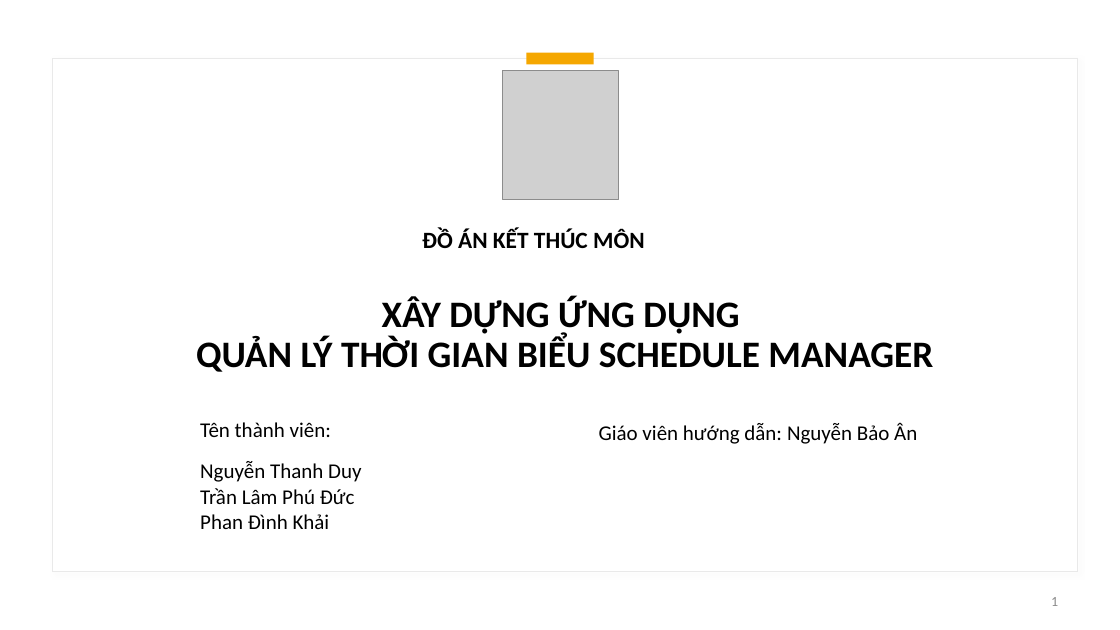
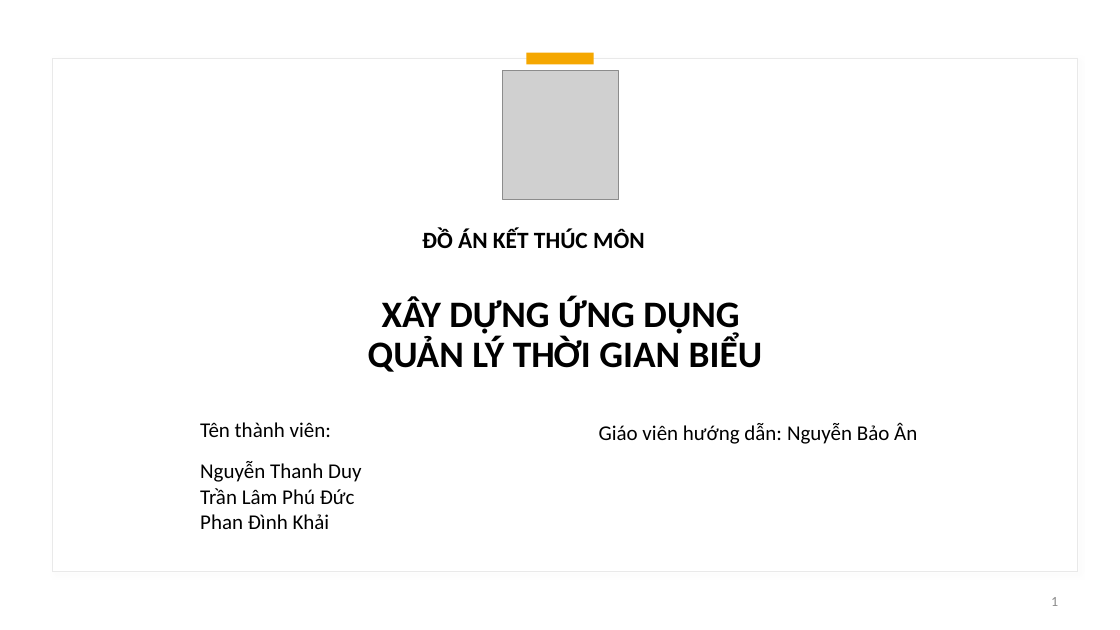
Before and after one commit to TigerDuy/UngDungQLThoiGianBieu, a slide deck: slide 1 of thesis/UngDungQLThoiGianBieu.pptx. Drawn at 1120x630 pixels with LibreOffice and Linux fonts; fonts in the diff are those of the drawing; grey boxes stand for pictures. Boxes give left, top, right and bottom in pixels: in the first picture for what was removed or moved away, otherwise in the second. Text is boxed around its words. In the diff, an @@ line names an element or a change of style, - is before the commit and + after.

Commit message:
Cap nhat ppt

```diff
--- a/thesis/UngDungQLThoiGianBieu.pptx
+++ b/thesis/UngDungQLThoiGianBieu.pptx
@@ title at [368,296,762,372]: text changed @@
-XÂY DỰNG ỨNG DỤNG
-QUẢN LÝ THỜI GIAN BIỂU SCHEDULE MANAGER
+XÂY DỰNG ỨNG DỤNG
+QUẢN LÝ THỜI GIAN BIỂU
```
